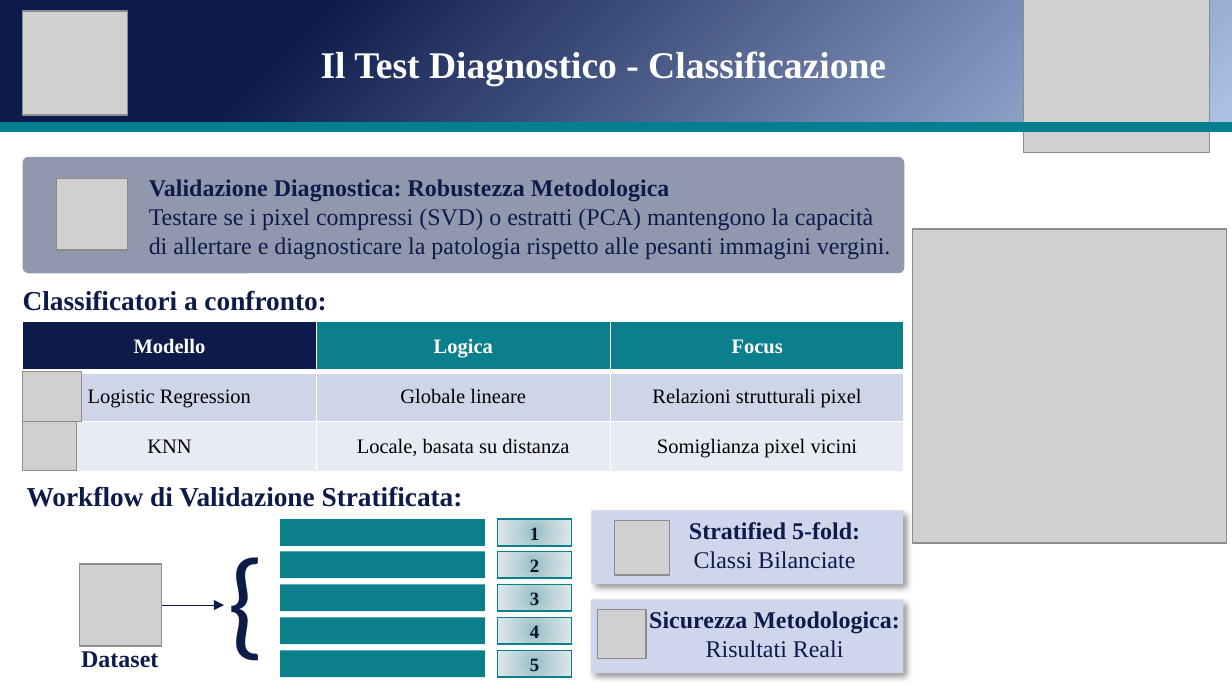
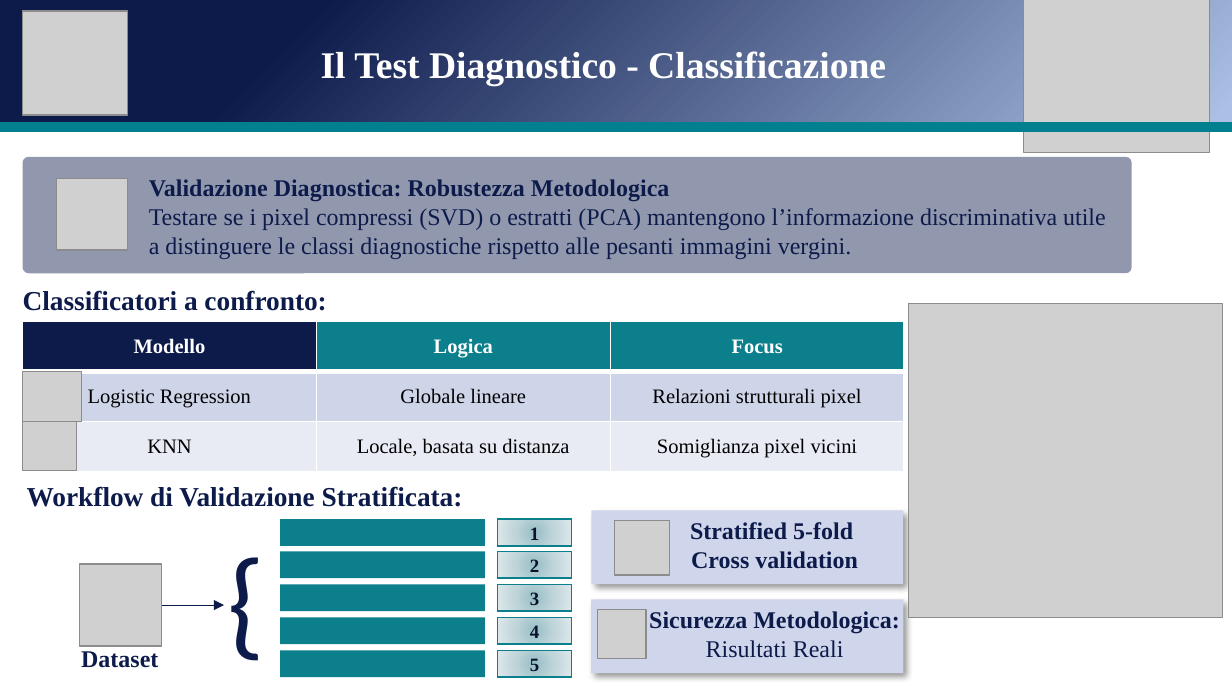
Before and after one commit to andreapatruno1/Image-Compression-and-Analysis, a slide deck: slide 15 of docs/SVD e PCA per l'analisi di immagini mediche.pptx. Drawn at 1232x693 pixels with LibreOffice and Linux fonts; fonts in the diff are those of the drawing; grey boxes stand for pictures. Boxes give left, top, right and bottom in pixels: in the first picture for what was removed or moved away, otherwise in the second. Text is boxed around its words. In the diff, an @@ line names an element or a change of style, - is before the commit and + after.

```diff
--- a/docs/SVD e PCA per l'analisi di immagini mediche.pptx
+++ b/docs/SVD e PCA per l'analisi di immagini mediche.pptx
@@ rounded rectangle: place and size @@
-rounded rectangle at box(22, 156, 904, 274)
+rounded rectangle at box(22, 156, 1131, 274)
@@ text at box(149, 208, 1106, 259): text changed @@
-Testare se i pixel compressi (SVD) o estratti (PCA) mantengono la capacità di allertare e diagnosticare la patologia rispetto alle pesanti immagini vergini.
+Testare se i pixel compressi (SVD) o estratti (PCA) mantengono l’informazione discriminativa utile a distinguere le classi diagnostiche rispetto alle pesanti immagini vergini.
@@ picture: place and size @@
-picture at box(913, 229, 1227, 543)
+picture at box(908, 303, 1222, 617)
@@ text at box(690, 522, 858, 569): text changed @@
-Stratified 5-fold:
-Classi Bilanciate
+Stratified 5-fold
+Cross validation
```
Also in this commit, not shown: 11 other slides changed, 9 other files.
